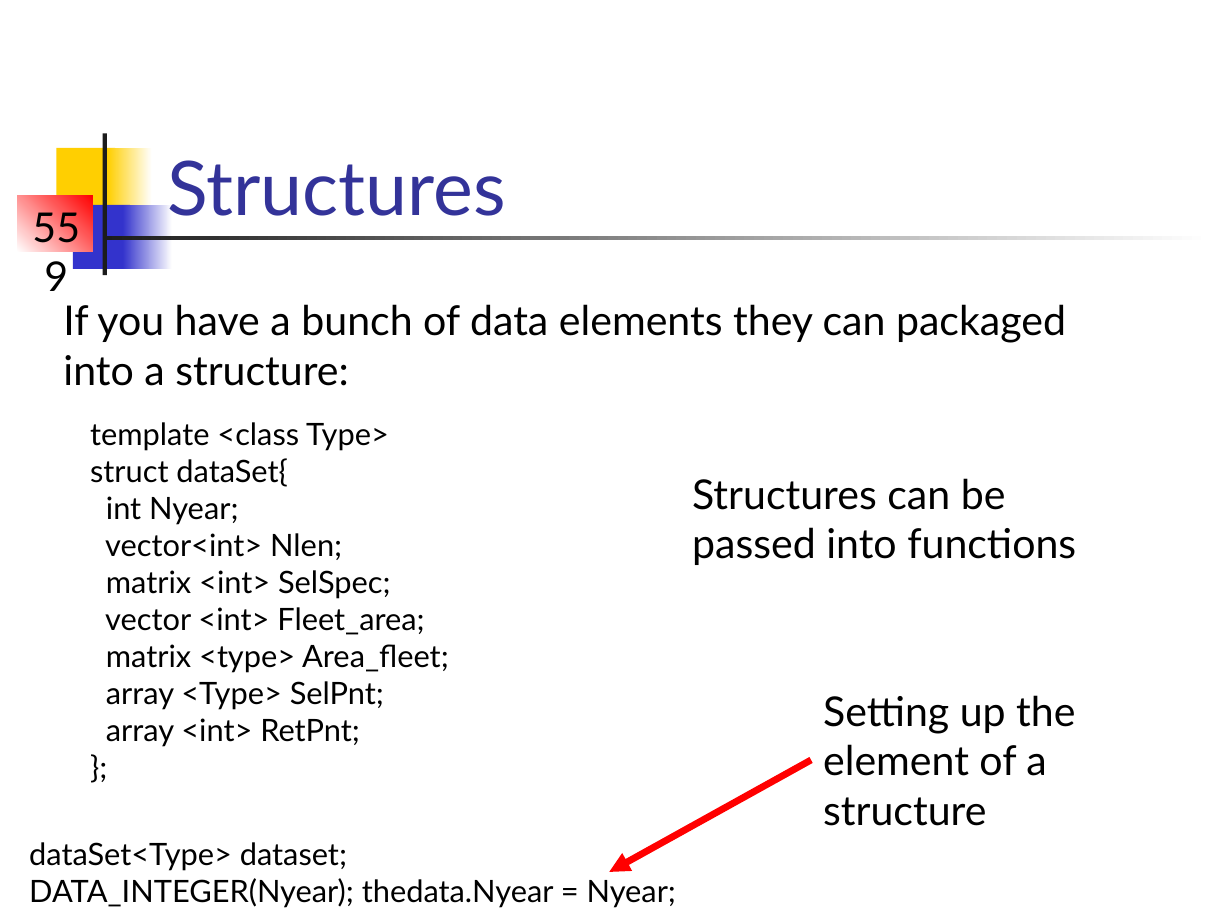
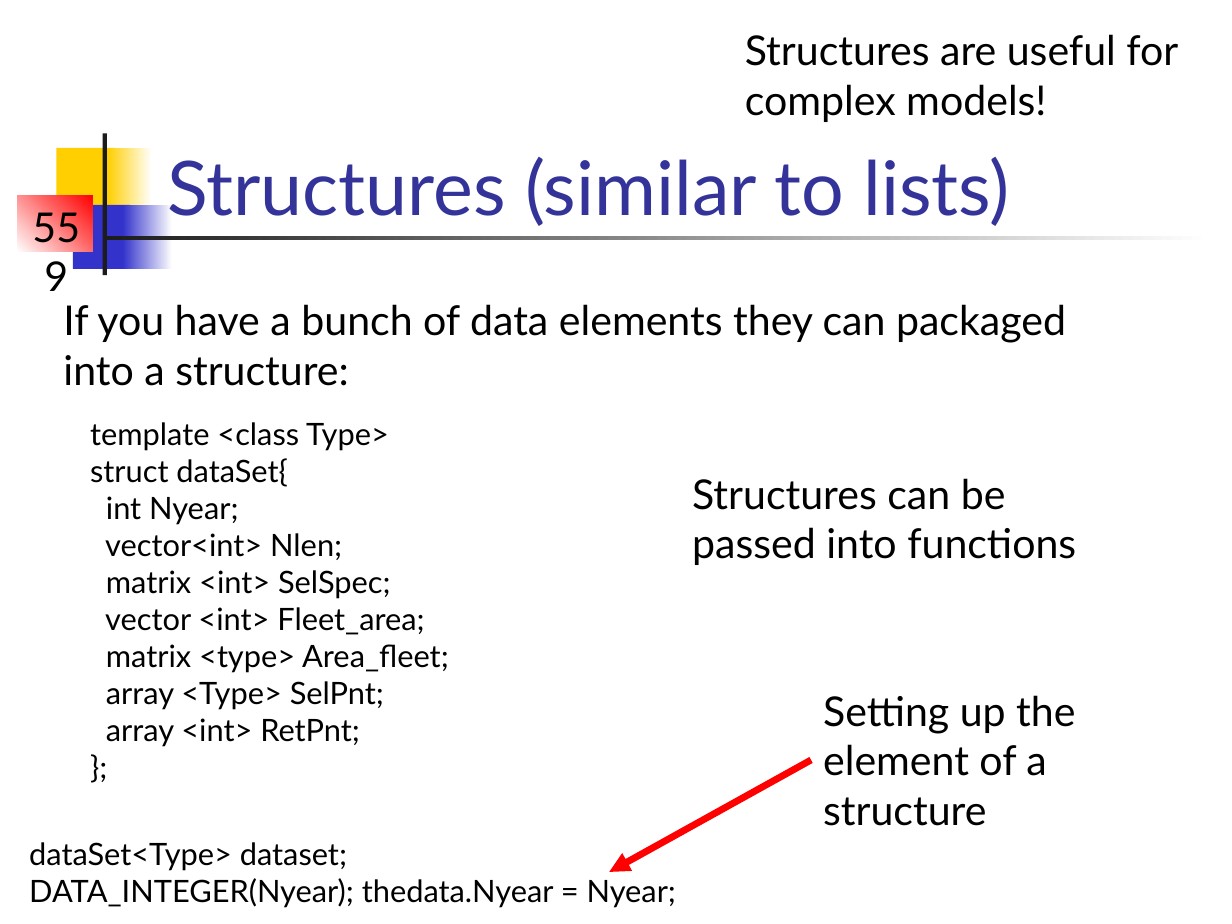
Before and after one commit to briellekwarta19/TMB_workshop, a slide deck: slide 24 of Lectures/LectA.ppt. Drawn at 1232x924 pixels with LibreOffice and Linux fonts; fonts in the diff are those of the drawing. Boxes give left, top, right and bottom in pixels: in the first picture for what was removed or moved away, otherwise in the second. Text is boxed around its words. In the diff, an @@ line names an element or a change of style, - is before the commit and + after.

```diff
--- a/Lectures/LectA.ppt
+++ b/Lectures/LectA.ppt
@@ text added at <box>745,34,1178,122</box>, 24 pt, text #000000 @@
+Structures are useful for complex models!
@@ title at <box>167,157,1009,226</box>: text changed @@
-Structures
+Structures (similar to lists)
```
Also in this commit, not shown: 5 other slides changed, 17 other files.
